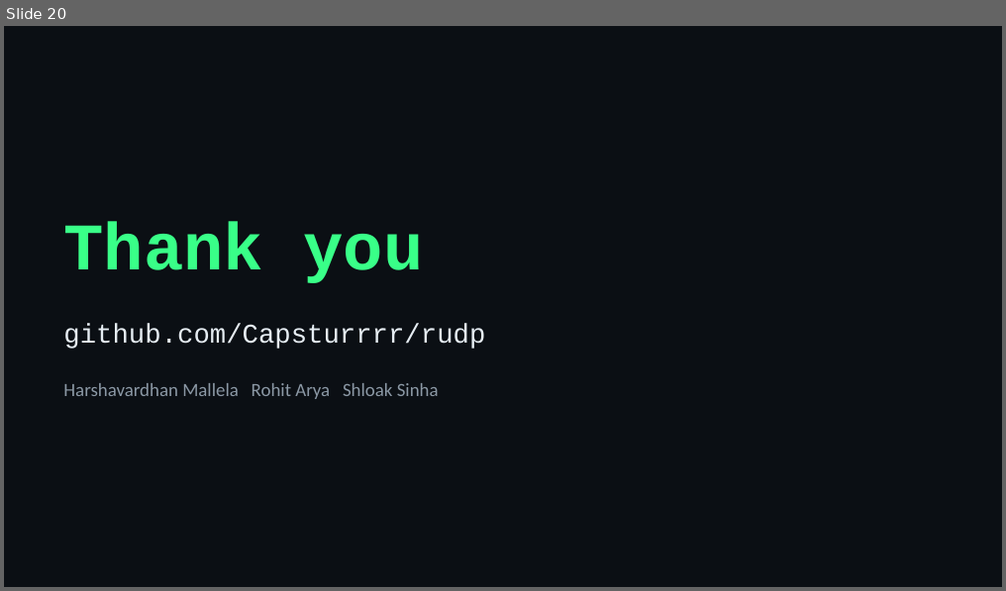
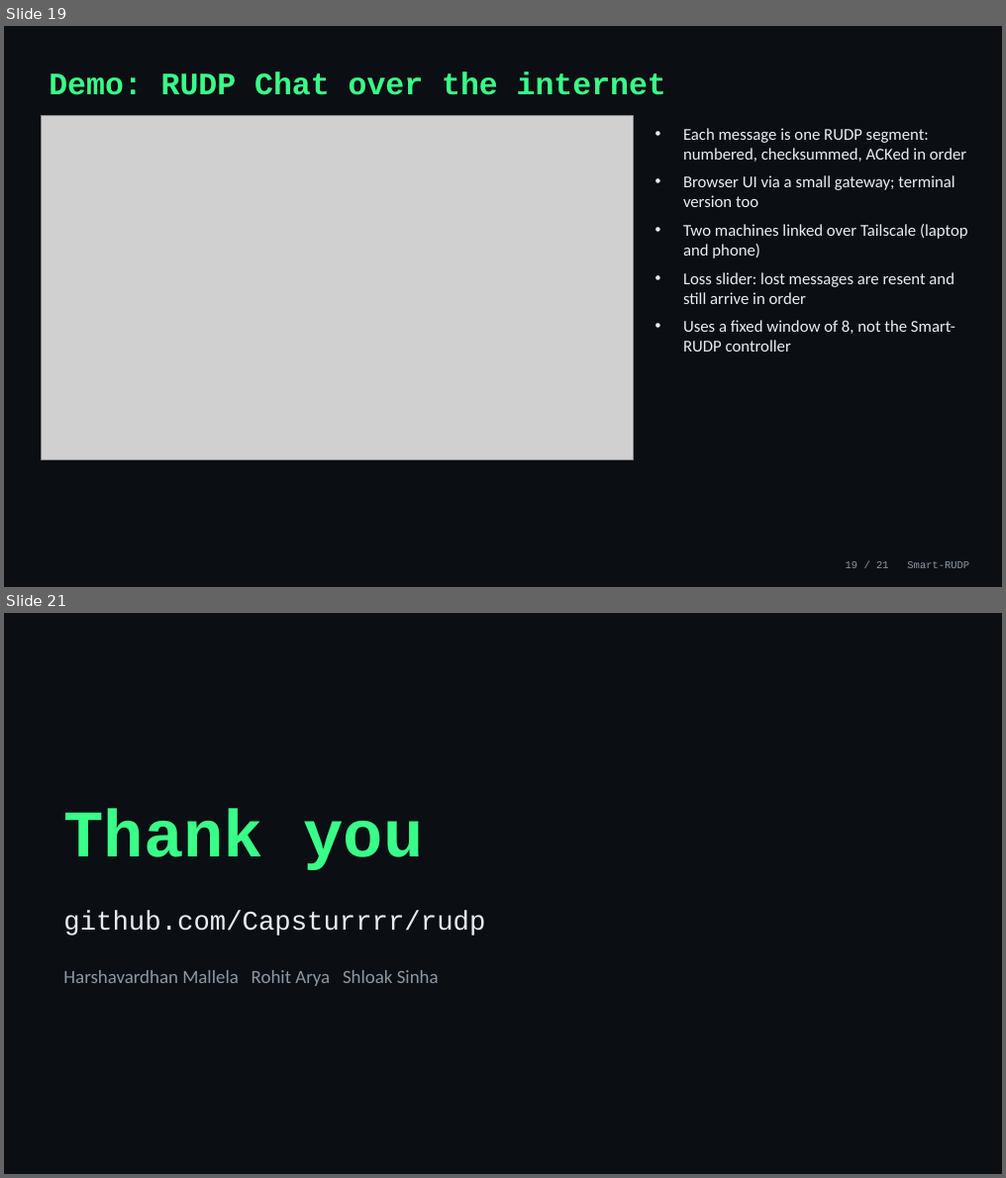
Before and after one commit to Capsturrrr/rudp, a slide deck: docs/final/RUDP_Presentation.pptx. Shown one above the other, each under a label of ours: slide 20 before the commit, slides 19 and 21 after it; the slides between them are not shown. The pictures are 1006x591 and 1006x1178 pixels, drawn with LibreOffice and Linux fonts; fonts in the diff are those of the drawing; grey boxes stand for pictures. Boxes give left, top, right and bottom in pixels: in the first picture for what was removed or moved away, otherwise in the second. Text is boxed around its words. In the diff, an @@ line names an element or a change of style, - is before the commit and + after.

```diff
--- a/docs/final/RUDP_Presentation.pptx
+++ b/docs/final/RUDP_Presentation.pptx
@@ slide 19 added at [4,26,1002,587], background #0B0F14 @@
@@ text added at [49,72,666,95], 30 pt, text #39FF88, bold @@
+Demo: RUDP Chat over the internet
@@ picture added at [42,116,633,461] @@
@@ text added at [683,128,968,352], 16 pt, text #E6EDF3 @@
+• Each message is one RUDP segment: numbered, checksummed, ACKed in order
+• Browser UI via a small gateway; terminal version too
+• Two machines linked over Tailscale (laptop and phone)
+• Loss slider: lost messages are resent and still arrive in order
+• Uses a fixed window of 8, not the Smart-RUDP controller
@@ text added at [846,562,969,569], 10 pt, text #8B98A5 @@
+19 / 21 Smart-RUDP
@@ what was slide 20 is now slide 21 @@
```
Also in this commit, not shown: 18 slides changed, 2 other files.
